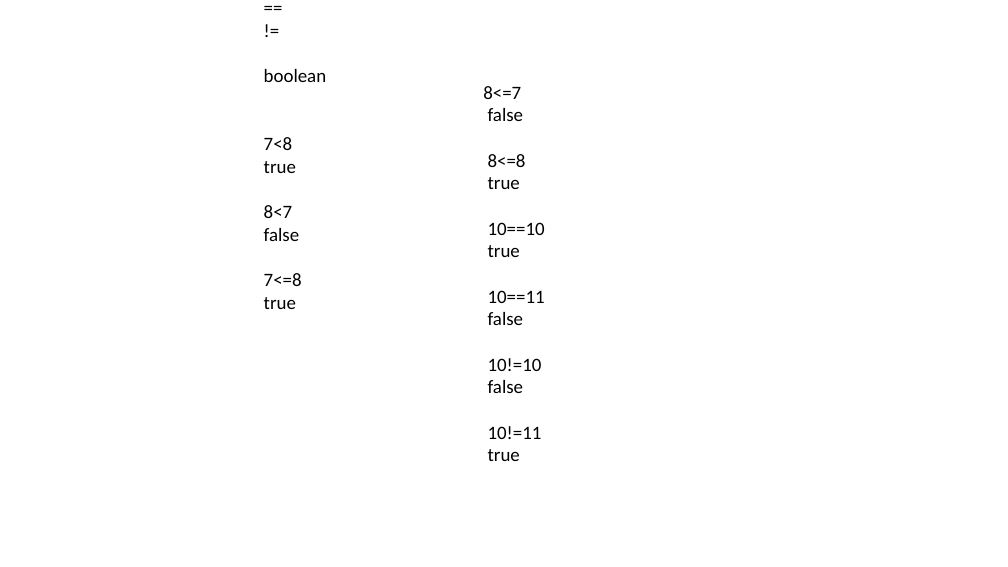
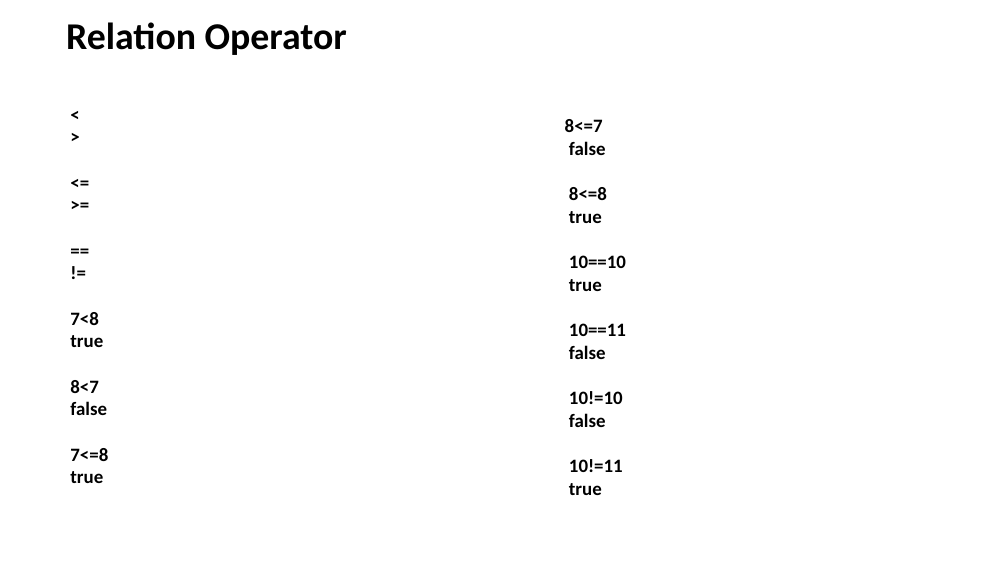
Before and after one commit to eusGithubwork/javaStudy, a slide deck: slide 52 of java.pptx. Drawn at 1008x567 pixels with LibreOffice and Linux fonts; fonts in the diff are those of the drawing. Boxes give left, top, right and bottom in pixels: in the first picture for what was removed or moved away, otherwise in the second. Text is boxed around its words. In the diff, an @@ line names an element or a change of style, - is before the commit and + after.

```diff
--- a/java.pptx
+++ b/java.pptx
@@ text "Relation Operator": place and size @@
-text "Relation Operator" at (264, 69, 327, 309)
+text "Relation Operator" at (66, 22, 347, 483)
@@ text at (66, 22, 347, 55): paragraph added @@
+Relation Operator
@@ text at (264, 69, 327, 82): paragraph removed @@
-boolean
@@ text "8<=7": place and size @@
-text "8<=7" at (483, 86, 545, 461)
+text "8<=7" at (565, 119, 626, 495)
@@ text "8<=7" at (565, 119, 626, 495): bold on @@
@@ text at (70, 312, 108, 483): bold on in "<", ">", "<=", ">=" and 8 more places @@
```
Also in this commit, not shown: 1 other slide changed, 24 other files.
